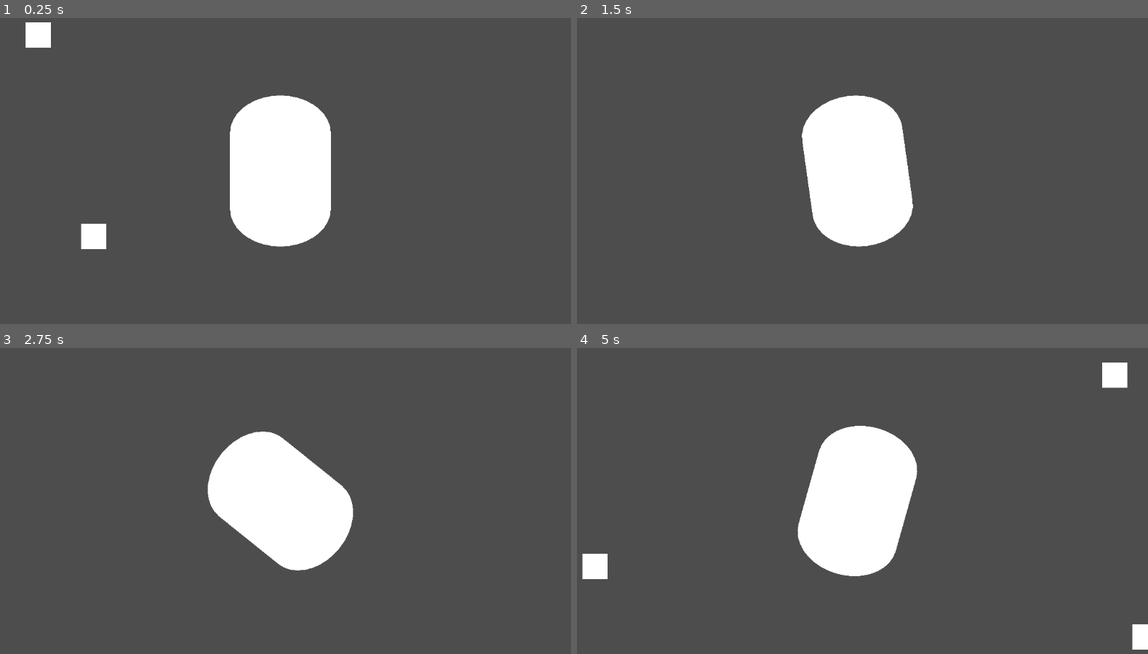
Above: before the commit, frames 1-4 (two rows, left to right).
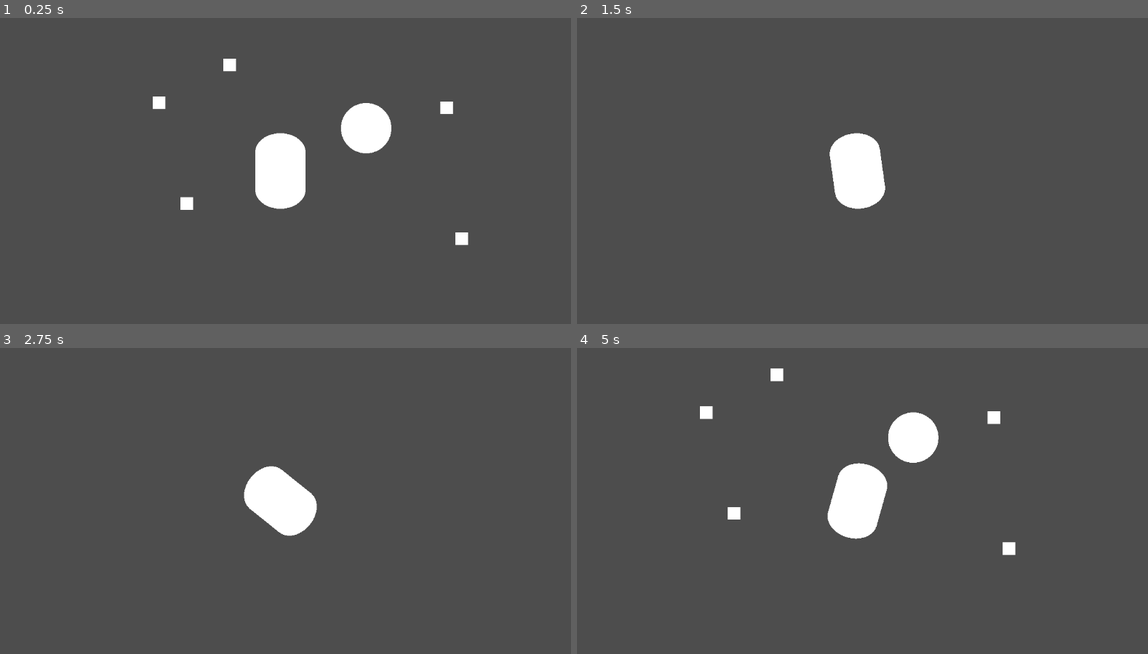
Above: after the commit, the same moments.

Repository: MightyShrimpStudio/WhoFriedUncleJhon
Game: Godot game, scene res://test_levels/test_level.tscn
Two runs of this game, one before a commit and one after it. Both use one fixed random seed, a clock stepped at 60 frames per second and the inputs below.
Inputs (mouse positions are in pixels of both pictures, inside the frame that each line leads up to):
- Up to frame 1 (0.25 s): no input
- Up to frame 2 (1.5 s): tap Enter at 0.5 s; move the mouse to (988, 155) at 0.52 s; hold Right (ui_right) 0.53-1.28 s; move the mouse to (742, 186) at 1.27 s; hold Down (ui_down) from 1.28 s (still down)
- Up to frame 3 (2.75 s): tap Space at 2 s; move the mouse to (336, 430) at 2.02 s; release Down (ui_down) at 2.03 s; hold Right (ui_right) from 2.03 s (still down)
- Up to frame 4 (5 s): tap Enter at 2.75, 4.25 s; move the mouse to (828, 565) at 2.77 s; release Right (ui_right) at 2.78 s; hold Up (ui_up) 2.78-3.53 s; tap Space at 3.5 s; move the mouse to (1033, 549) at 3.52 s; hold Left (ui_left) from 3.53 s (still down); move the mouse to (685, 452) at 4.27 s

The runs differ from the first frame. In frame 1, 8.3% of the frame differs, in the area x 4-83%, y 1-76%; in frame 2, 5.9%; in frame 3, 5.9%; in frame 4, 8.0%.

Commit message:
Halfe baked solution xddd

Diff:
--- a/WhoFriedUncleJhon/scripts/character/PlayerCharacter.tscn
+++ b/WhoFriedUncleJhon/scripts/character/PlayerCharacter.tscn
@@ -10,7 +10,7 @@
 script = ExtResource("1_gxmbu")
 
 [node name="Camera2D" type="Camera2D" parent="."]
-zoom = Vector2(10, 10)
+zoom = Vector2(5, 5)
 
 [node name="MeshInstance2D" type="MeshInstance2D" parent="."]
 position = Vector2(1.49012e-06, 2.08616e-06)
--- /dev/null
+++ b/WhoFriedUncleJhon/scripts/character/enemy_character.tscn
@@ -0,0 +1,16 @@
+[gd_scene load_steps=3 format=3 uid="uid://cb2rdpckdhc13"]
+
+[sub_resource type="SphereMesh" id="SphereMesh_45mc2"]
+radius = 10.0
+height = 20.0
+
+[sub_resource type="CircleShape2D" id="CircleShape2D_ir5t8"]
+
+[node name="EnemyCharacter" type="CharacterBody2D"]
+motion_mode = 1
+
+[node name="MeshInstance2D" type="MeshInstance2D" parent="."]
+mesh = SubResource("SphereMesh_45mc2")
+
+[node name="CollisionShape2D" type="CollisionShape2D" parent="."]
+shape = SubResource("CircleShape2D_ir5t8")
--- a/WhoFriedUncleJhon/test_levels/test_level.tscn
+++ b/WhoFriedUncleJhon/test_levels/test_level.tscn
@@ -1,7 +1,8 @@
-[gd_scene load_steps=3 format=3 uid="uid://dd37f2caadq6i"]
+[gd_scene load_steps=4 format=3 uid="uid://dd37f2caadq6i"]
 
 [ext_resource type="PackedScene" uid="uid://c5cvno2qvvjq0" path="res://scripts/character/PlayerCharacter.tscn" id="1_ru7de"]
 [ext_resource type="PackedScene" uid="uid://cstiwprowwadb" path="res://scripts/terrain/Wall.tscn" id="2_joe7i"]
+[ext_resource type="PackedScene" uid="uid://cb2rdpckdhc13" path="res://scripts/character/enemy_character.tscn" id="3_4xru1"]
 
 [node name="TestLevel" type="Node2D"]
 
@@ -22,3 +23,6 @@
 
 [node name="Wall5" parent="." instance=ExtResource("2_joe7i")]
 position = Vector2(66, -25)
+
+[node name="EnemyCharacter" parent="." instance=ExtResource("3_4xru1")]
+position = Vector2(34, -17)
